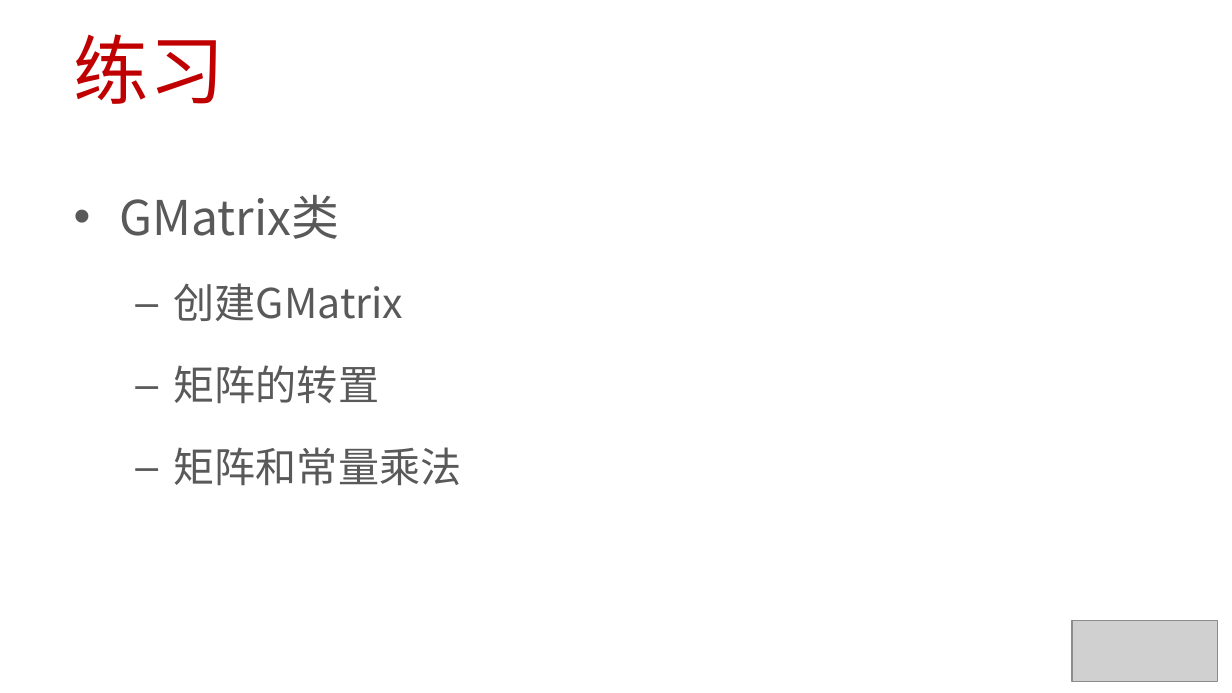
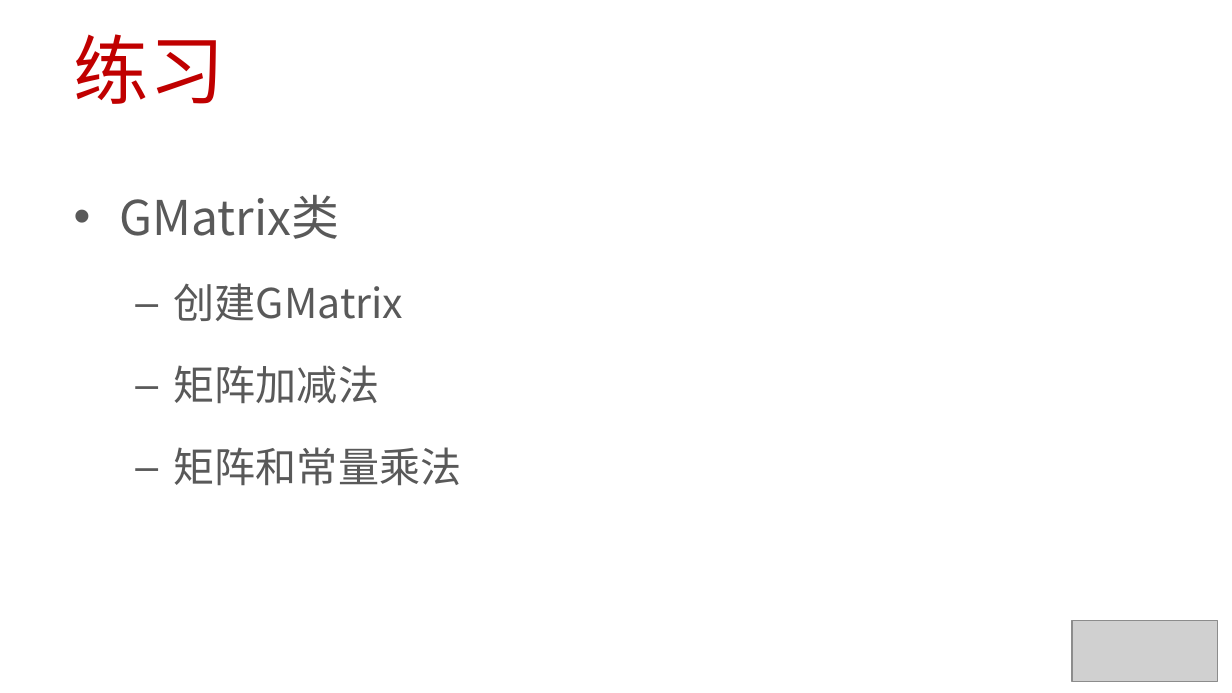
Before and after one commit to 0000duck/ComputerGraphicsBasics, a slide deck: slide 7 of PPT/C++练习.pptx. Drawn at 1232x693 pixels with LibreOffice and Linux fonts; fonts in the diff are those of the drawing; grey boxes stand for pictures. Boxes give left, top, right and bottom in pixels: in the first picture for what was removed or moved away, otherwise in the second. Text is boxed around its words. In the diff, an @@ line names an element or a change of style, - is before the commit and + after.

Commit message:
updated

```diff
--- a/PPT/C++练习.pptx
+++ b/PPT/C++练习.pptx
@@ text at box(174, 365, 379, 403): text changed @@
-  – 矩阵的转置
+  – 矩阵加减法
```
Also in this commit, not shown: 1 other slide changed.
